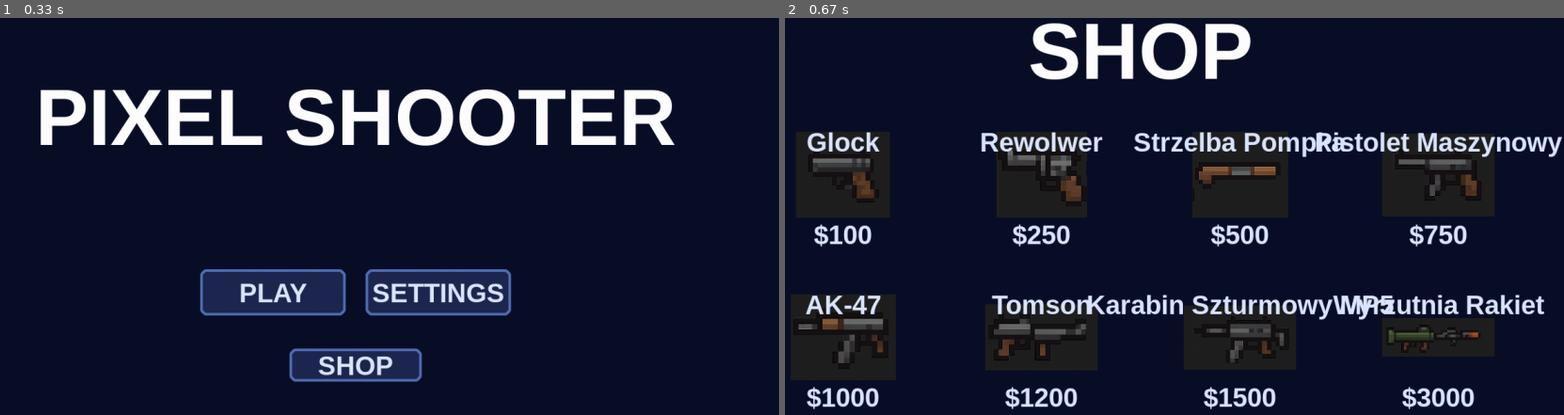
Above: before the commit, frames 1-2 (left to right).
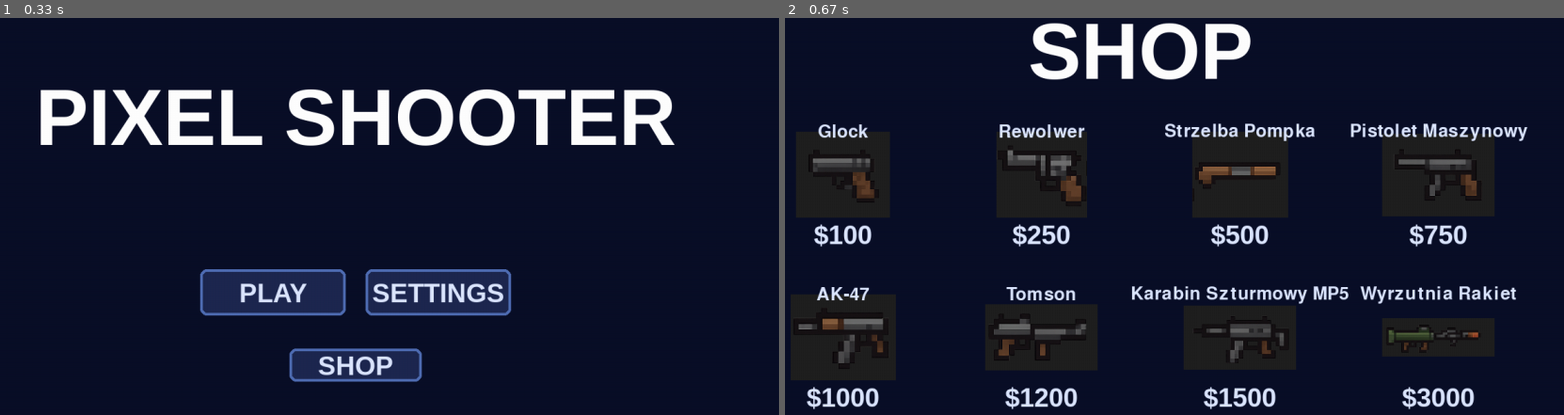
Above: after the commit, the same moments.

Repository: ogurekpomidorowy-design/pixel_shooter
Game: pygame game, started from main.py
Same seed, same stepped clock (60 frames per second), same inputs: the game is played once before the commit and once after it.
Inputs:
- Up to frame 1 (0.33 s): no input
- Up to frame 2 (0.67 s): click "SHOP" at 0.38 s

Frame 1 is identical in both runs. In frame 2, 6.3% of the frame differs, in the area x 2-100%, y 26-77%.

Commit message:
Add shop

Diff:
--- a/shop.py
+++ b/shop.py
@@ -52,9 +52,10 @@
                 weapon_rect = scaled_weapon_image.get_rect(center=(item_x + WEAPON_WIDTH // 2, item_y + WEAPON_HEIGHT // 2))
                 screen.blit(scaled_weapon_image, weapon_rect.topleft)
 
-            # Draw item name above the weapon image with smaller font
-            name_surface = assets.font_button.render(item["name"], True, BUTTON_TEXT)
-            name_rect = name_surface.get_rect(center=(item_x + WEAPON_WIDTH // 2, item_y - 10))  # Position above the image
+            # Draw item name above the weapon image with slightly smaller font
+            font = pygame.font.Font(None, 40)  # Very slightly reduced font size for weapon names
+            name_surface = font.render(item["name"], True, BUTTON_TEXT)
+            name_rect = name_surface.get_rect(center=(item_x + WEAPON_WIDTH // 2, item_y - 25))  # Adjusted position above the image
             screen.blit(name_surface, name_rect)
 
             # Draw item price
